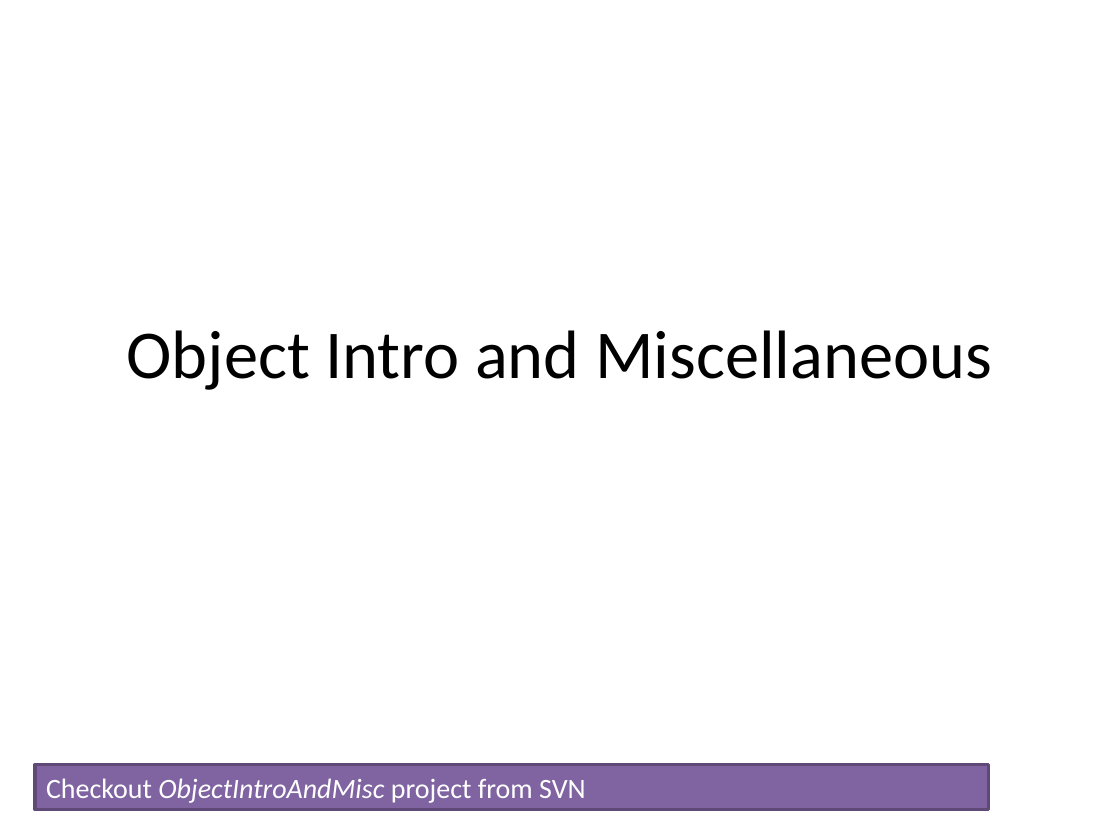
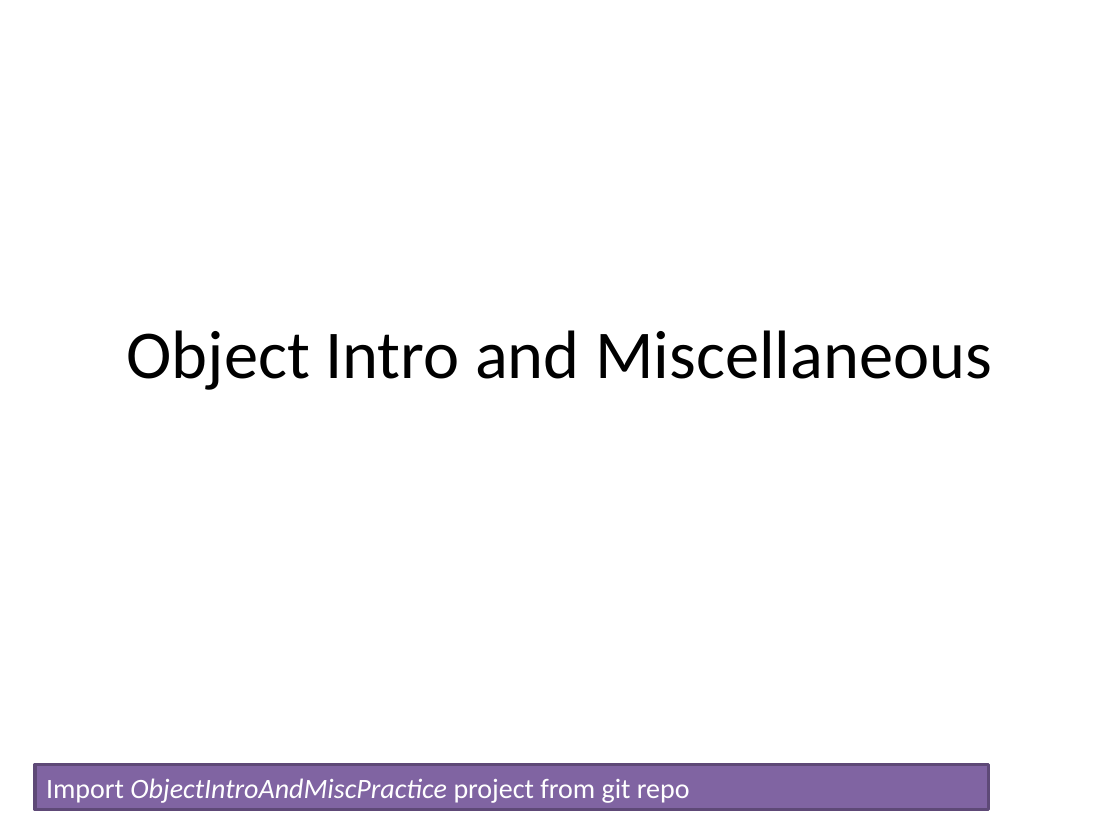
Before and after one commit to RHIT-CSSE/csse220, a slide deck: slide 1 of ClassMaterials/ObjectIntroAndMisc/Slides/ObjectIntroAndMisc.pptx. Drawn at 1120x840 pixels with LibreOffice and Linux fonts; fonts in the diff are those of the drawing. Boxes give left, top, right and bottom in pixels: in the first picture for what was removed or moved away, otherwise in the second. Text is boxed around its words. In the diff, an @@ line names an element or a change of style, - is before the commit and + after.

```diff
--- a/ClassMaterials/ObjectIntroAndMisc/Slides/ObjectIntroAndMisc.pptx
+++ b/ClassMaterials/ObjectIntroAndMisc/Slides/ObjectIntroAndMisc.pptx
@@ text in rectangle at [46, 778, 690, 803]: text changed; italic on @@
-Checkout ObjectIntroAndMisc project from SVN
+Import ObjectIntroAndMiscPractice project from git repo
```
Also in this commit, not shown: 1 other slide changed.
